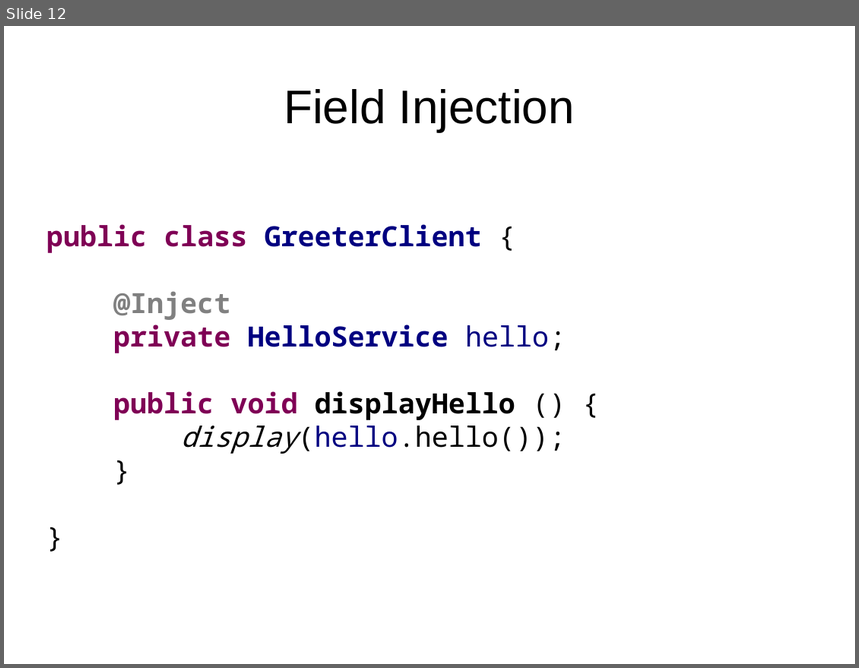
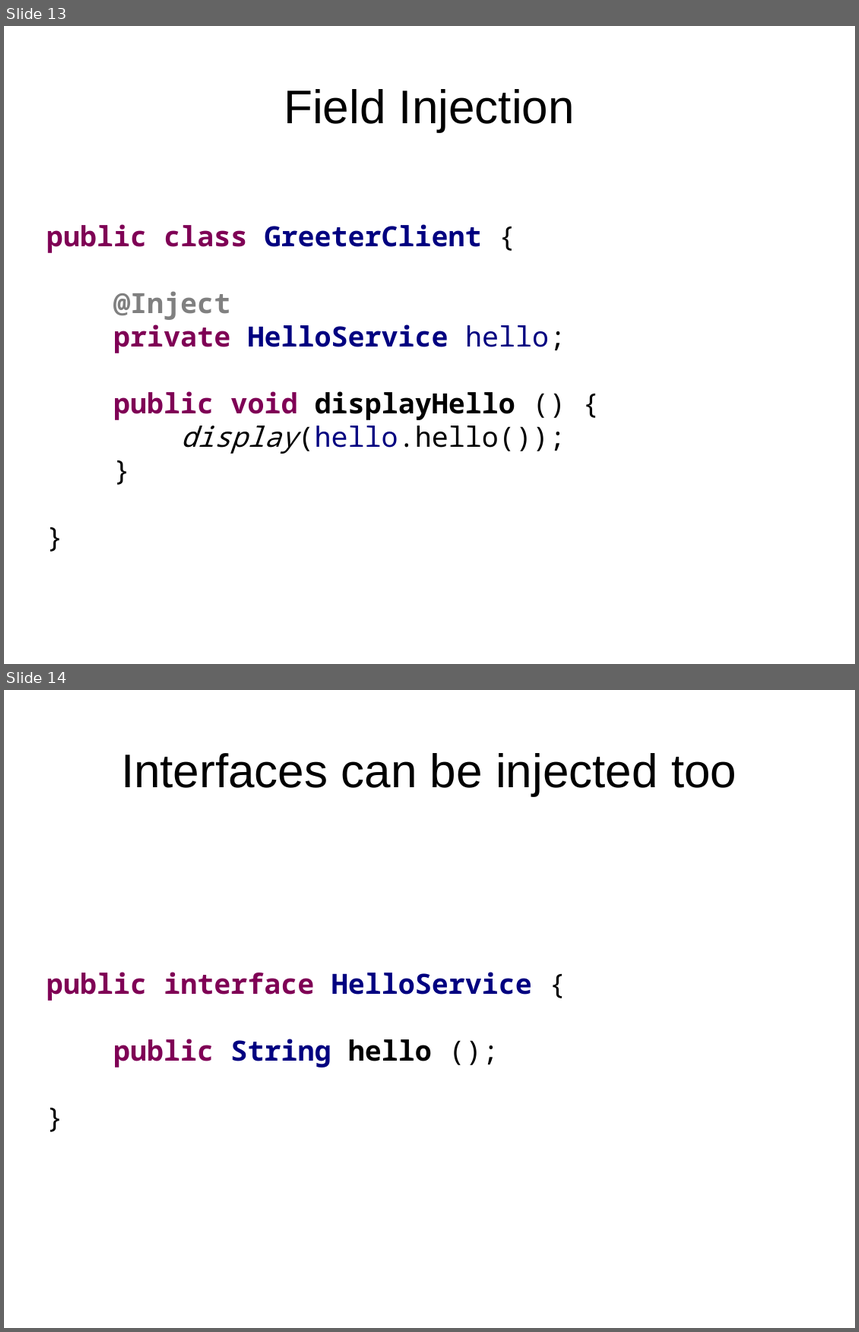
Before and after one commit to FrigoCoder/CDI, a slide deck: CDI.odp. Shown one above the other, each under a label of ours: slide 12 before the commit, slides 13 and 14 after it. The pictures are 859x668 and 859x1332 pixels, drawn with LibreOffice and Linux fonts; fonts in the diff are those of the drawing. Boxes give left, top, right and bottom in pixels: in the first picture for what was removed or moved away, otherwise in the second. Text is boxed around its words. In the diff, an @@ line names an element or a change of style, - is before the commit and + after.

```diff
--- a/CDI.odp
+++ b/CDI.odp
@@ slide 14 added at box(4, 690, 855, 1328), background #FFFFFF @@
@@ title added at box(121, 753, 737, 796), 44 pt, text #000000 @@
+Interfaces can be injected too
@@ text added at box(47, 972, 532, 1068), 26 pt, text #7F0055, bold @@
+public interface HelloService {
+public String hello ();
+}
@@ what was slide 12 is now slide 13 @@
```
Also in this commit, not shown: 2 slides changed, 2 other slides added, 8 other files.
